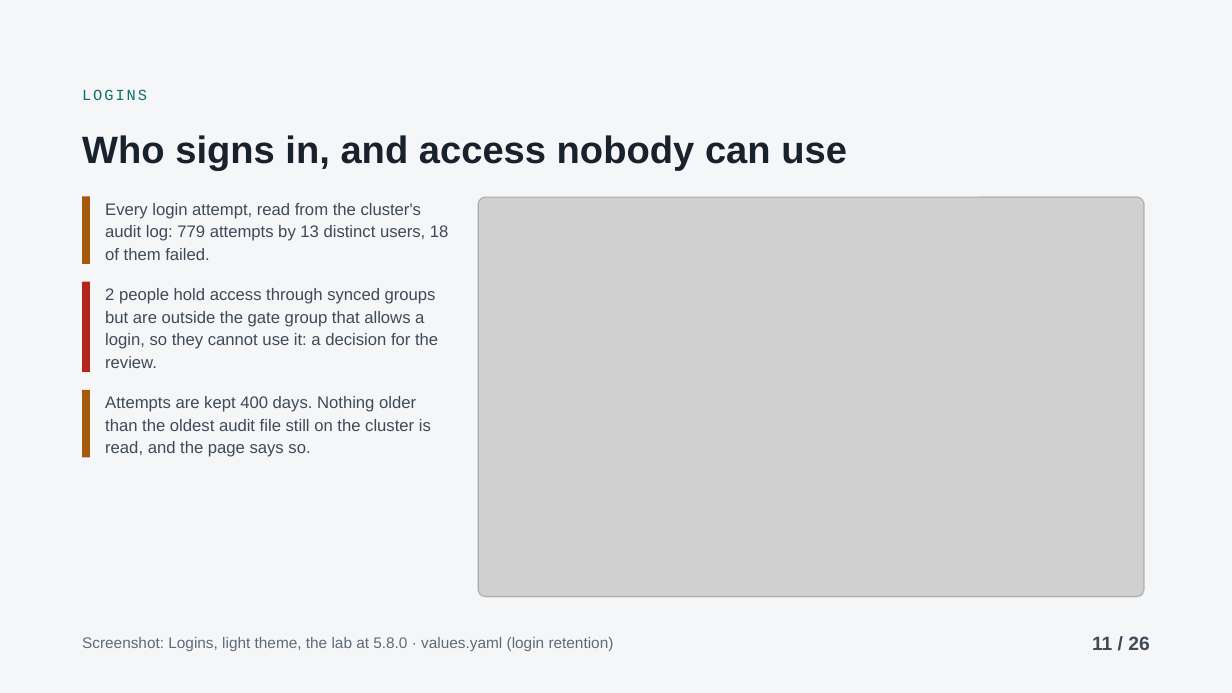
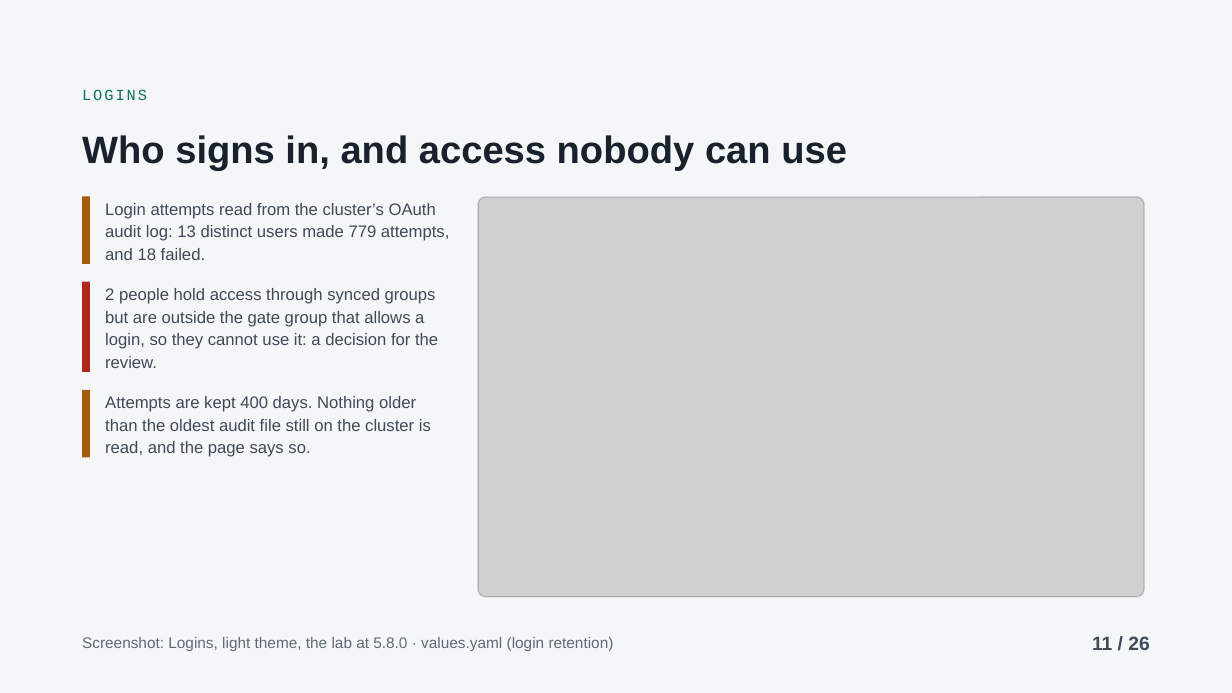
Before and after one commit to ephico2real2/group-sync-dashboard, a slide deck: slide 11 of docs/presentations/access-tracking-intro/deck.pptx. Drawn at 1232x693 pixels with LibreOffice and Linux fonts; fonts in the diff are those of the drawing; grey boxes stand for pictures. Boxes give left, top, right and bottom in pixels: in the first picture for what was removed or moved away, otherwise in the second. Text is boxed around its words. In the diff, an @@ line names an element or a change of style, - is before the commit and + after.

```diff
--- a/docs/presentations/access-tracking-intro/deck.pptx
+++ b/docs/presentations/access-tracking-intro/deck.pptx
@@ text at (105,203,449,260): text changed @@
-Every login attempt, read from the cluster's audit log: 779 attempts by 13 distinct users, 18 of them failed.
+Login attempts read from the cluster’s OAuth audit log: 13 distinct users made 779 attempts, and 18 failed.
```
Also in this commit, not shown: 5 other slides changed, 3 other files.
